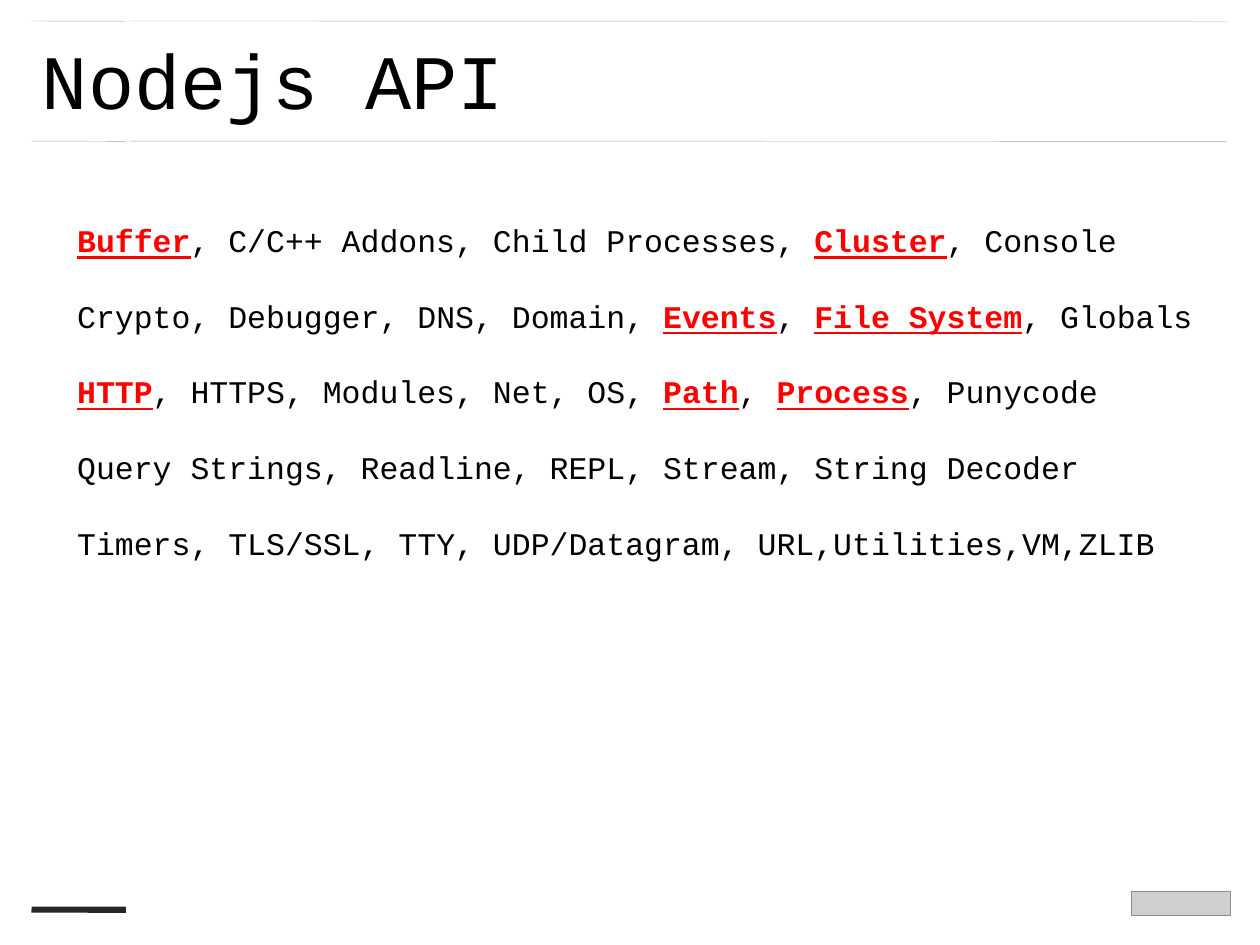
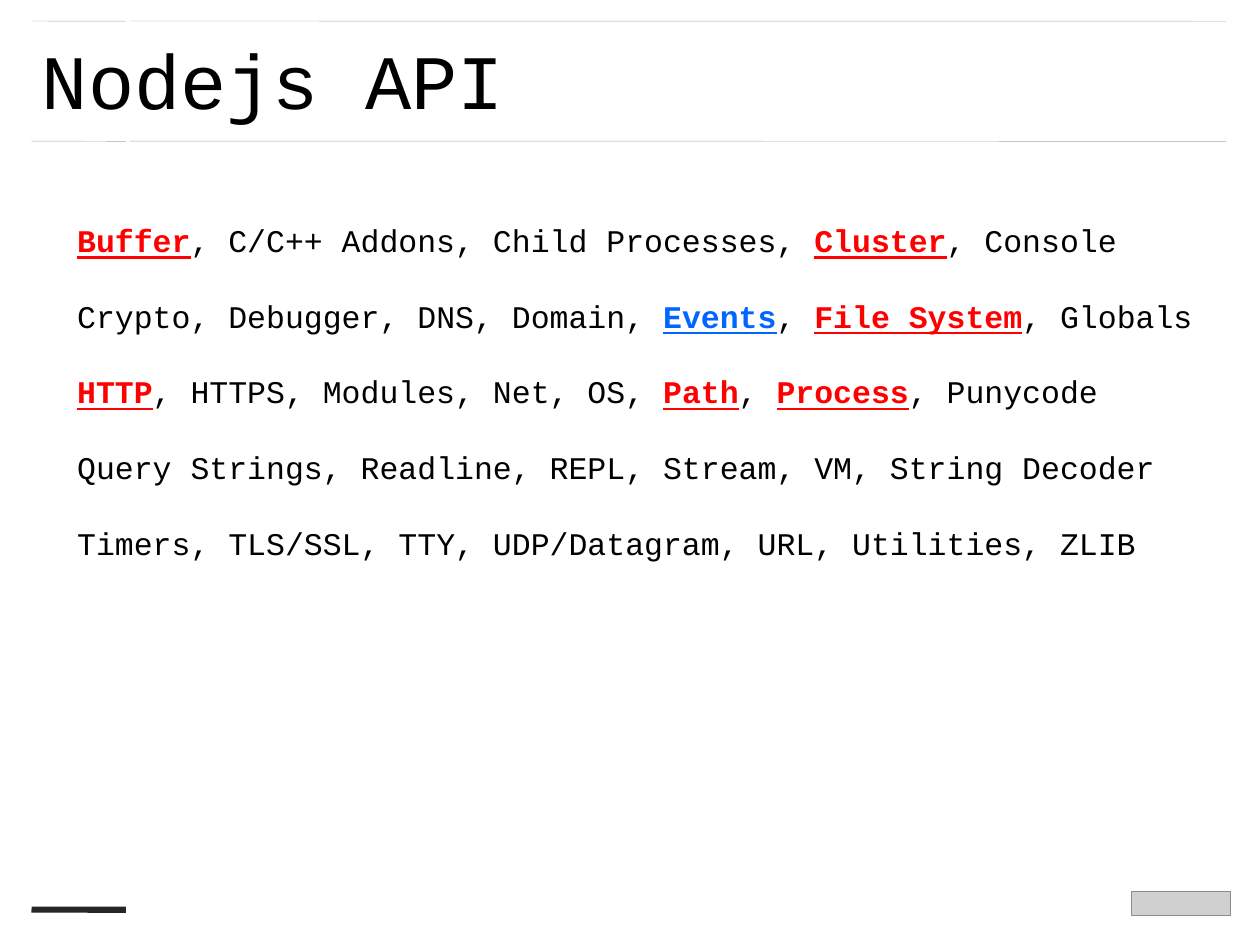
Before and after one commit to zjdgx/Study, a slide deck: slide 7 of PPT/nodejs --蒋刚.ppt. Drawn at 1260x945 pixels with LibreOffice and Linux fonts; fonts in the diff are those of the drawing; grey boxes stand for pictures. Boxes give left, top, right and bottom in pixels: in the first picture for what was removed or moved away, otherwise in the second. Text is boxed around its words. In the diff, an @@ line names an element or a change of style, - is before the commit and + after.

```diff
--- a/PPT/nodejs --蒋刚.ppt
+++ b/PPT/nodejs --蒋刚.ppt
@@ text at [77, 305, 1192, 335]: text colour #FF0000 to #0066FF in "Events," @@
@@ text at [77, 456, 1154, 562]: text changed @@
-Query Strings, Readline, REPL, Stream, String Decoder
-Timers, TLS/SSL, TTY, UDP/Datagram, URL,Utilities,VM,ZLIB
+Query Strings, Readline, REPL, Stream, VM, String Decoder
+Timers, TLS/SSL, TTY, UDP/Datagram, URL, Utilities, ZLIB
```
Also in this commit, not shown: 5 other slides changed, 8 other files.
